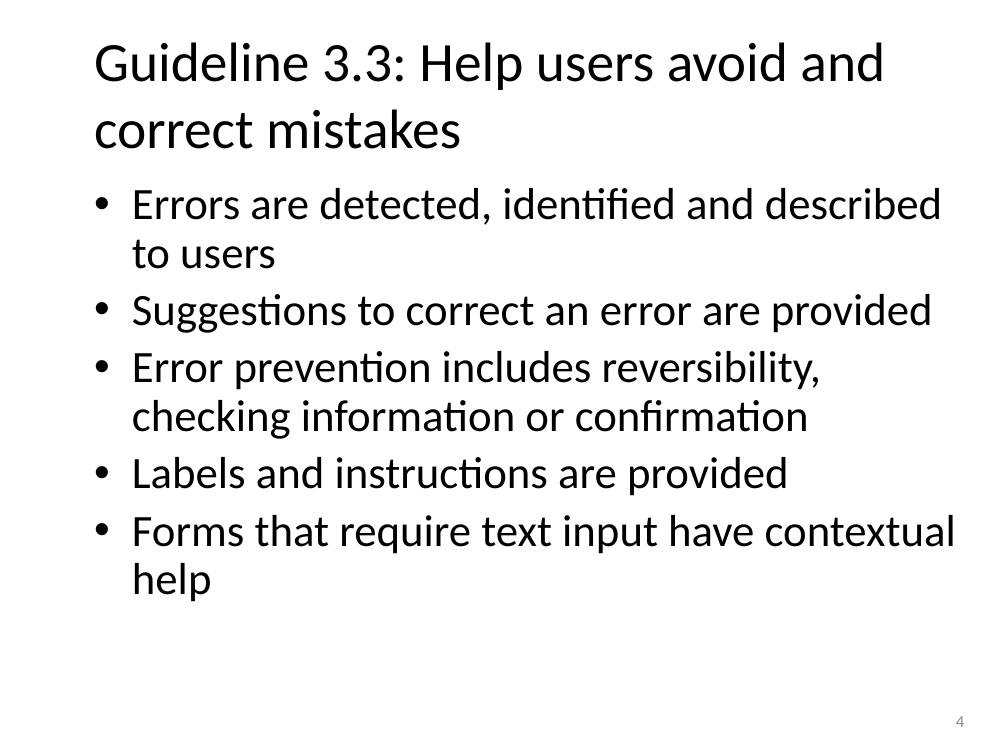
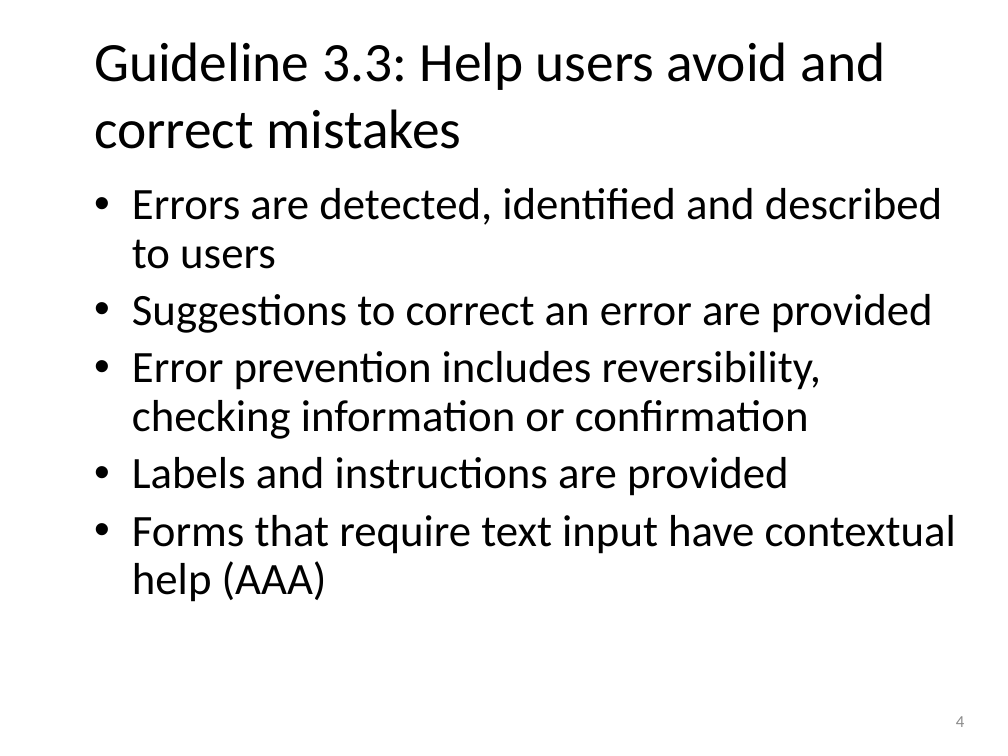
Before and after one commit to punchouty/accessibility, a slide deck: slide 4 of ppt/principle3.pptx. Drawn at 1008x756 pixels with LibreOffice and Linux fonts; fonts in the diff are those of the drawing; background and template pictures are left out. Boxes give left, top, right and bottom in pixels: in the first picture for what was removed or moved away, otherwise in the second. Text is boxed around its words. In the diff, an @@ line names an element or a change of style, - is before the commit and + after.

```diff
--- a/ppt/principle3.pptx
+++ b/ppt/principle3.pptx
@@ text at (132,515,956,602): text changed @@
-• Forms that require text input have contextual help
+• Forms that require text input have contextual help (AAA)
```
Also in this commit, not shown: 1 other slide changed, 7 other files.
